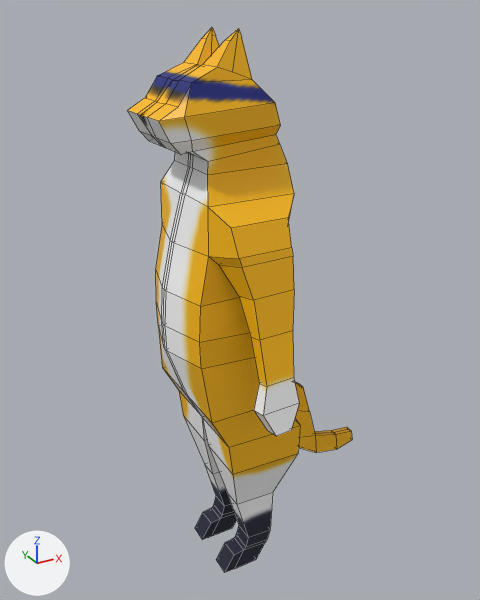
An edit to the FBX model Game/Meow Gear Solid/Assets/Models/Cat Player Model FInalized/cat rigged.fbx, drawn before and after from the same camera.
Camera for both pictures: a 50 mm camera at (-3.32, -6.55, 3.93) aimed at (0.41, 0.24, 0.54). The axes (+X, +Y, +Z) are drawn at lower left. The lights are the same throughout. Mesh edges are drawn as thin lines. Where no turn or scale is listed for an object, it has been applied to the vertices.

The first picture shows 'Cat'.
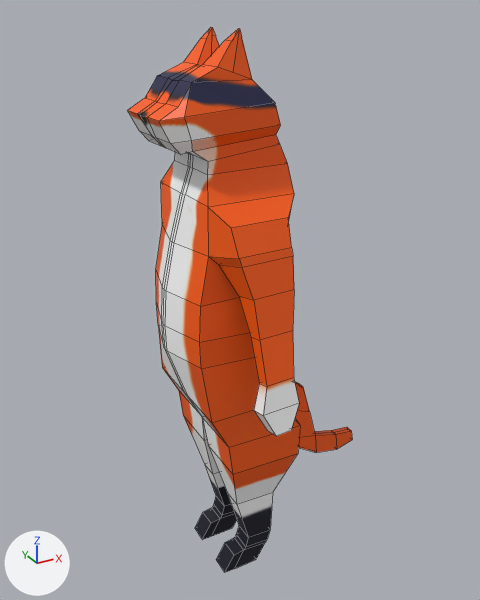
Location of each change, (x1, y1, x2, y2) in pixels of the pictures (480 x 600 px; the box of a moved part takes in the faces that stretch with it):
'Cat', surface changed, reshaped
    before: (128, 28, 352, 572)
    after: (128, 27, 352, 572)
part 1 of me_plane_001, moved or reshaped
    before: (158, 28, 252, 83)
    after: (158, 27, 252, 83)
part 2 of me_plane_001, surface changed
    both: (128, 28, 352, 572)

What changed in the scene script:
```text
Add img_cat_texture_png:
    img_cat_texture_png = load_image('Cat Texture.png', '_unpacked/Cat_Texture.png', 300, 300, 'sRGB')
Change mat_material_001:
    mat_material_001.texture: img_cat_final_final_fbm -> img_cat_texture_png  # with its transparency
Change me_plane_001:
    used by ob_cat; location = (0.0, 0.0, 0.0)
    remove me_plane_001.from_pydata(...)  # 316 vertices, 334 faces; spans x -0.87..2.17, y -1.38..1.38, z -3.1..3.74
    add me_plane_001.from_pydata(...)  # 314 vertices, 319 faces; spans x -0.87..2.17, y -1.38..1.38, z -3.1..3.74
    me_plane_001 part 1: 8 vertices moved from x -0.2..0.1, y -0.41..0.41, z 3.35..3.74 to x -0.2..0.1, y -0.43..0.43, z 3.35..3.74; 2 vertices removed from x -0.63..-0.56, y 0.0, z 2.74..2.97
    me_plane_001 part 2: 319 kept faces spanning x -0.87..2.17, y -1.38..1.38, z -3.1..3.74 get new texture (UV) coordinates
```
